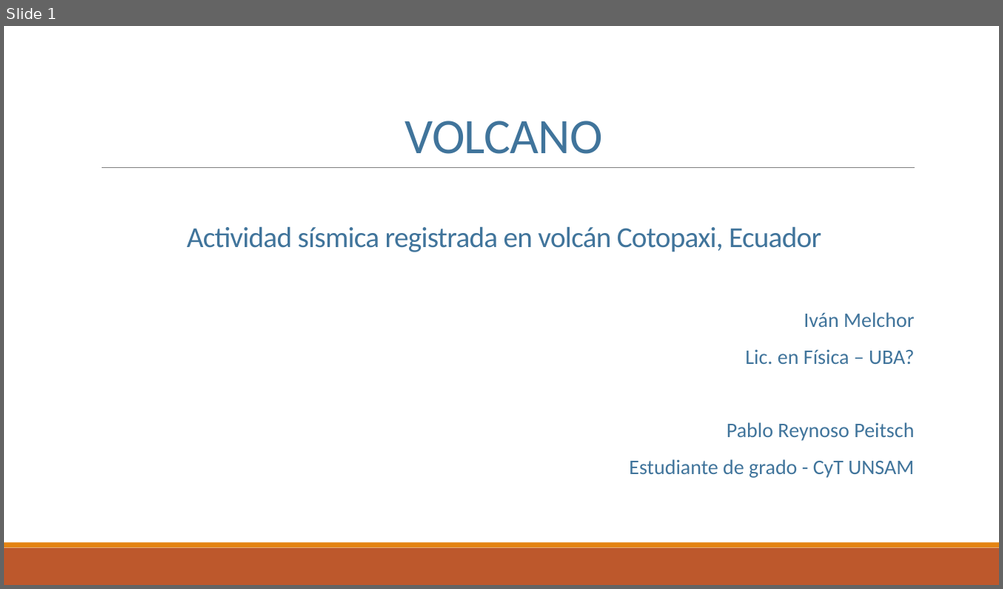
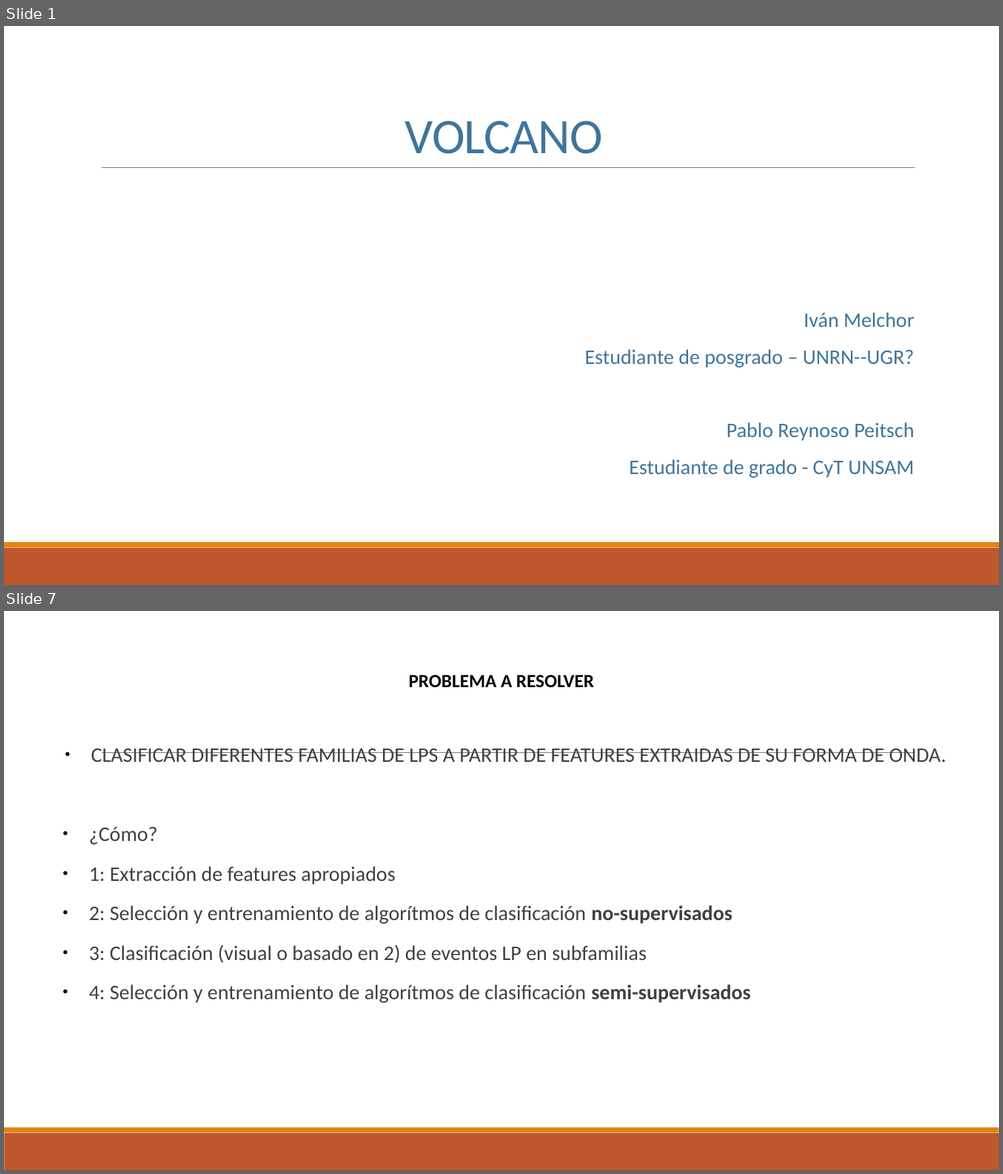
Before and after one commit to ifmelchor/volcano_ML-UNSAM, a slide deck: presentacion/01.pptx. Shown one above the other, each under a label of ours: slide 1 before the commit, slides 1 and 7 after it; the slides between them are not shown. The pictures are 1003x589 and 1003x1174 pixels, drawn with LibreOffice and Linux fonts; fonts in the diff are those of the drawing. Boxes give left, top, right and bottom in pixels: in the first picture for what was removed or moved away, otherwise in the second. Text is boxed around its words. In the diff, an @@ line names an element or a change of style, - is before the commit and + after.

```diff
--- a/presentacion/01.pptx
+++ b/presentacion/01.pptx
@@ slide 7 added at (4, 611, 999, 1170), background #FFFFFF; not listed: 3 template elements that a slide beside it also shows @@
@@ text added at (409, 675, 594, 687), 18 pt, text #000000, bold @@
+PROBLEMA A RESOLVER
@@ text added at (89, 749, 946, 1003), 20 pt, text #404040 @@
+● CLASIFICAR DIFERENTES FAMILIAS DE LPS A PARTIR DE FEATURES EXTRAIDAS DE SU FORMA DE ONDA.
+● ¿Cómo?
+● 1: Extracción de features apropiados
+● 2: Selección y entrenamiento de algorítmos de clasificación no-supervisados
+● 3: Clasificación (visual o basado en 2) de eventos LP en subfamilias
+● 4: Selección y entrenamiento de algorítmos de clasificación semi-supervisados
@@ slide 1 changed as well @@
@@ text removed at (187, 227, 821, 252) @@
-Actividad sísmica registrada en volcán Cotopaxi, Ecuador
@@ text at (585, 349, 913, 368): text changed @@
-  Lic. en Física – UBA?
+  Estudiante de posgrado – UNRN--UGR?
```
Also in this commit, not shown: 1 other slide changed, 5 other slides added, 5 slides removed, 10 other files.
